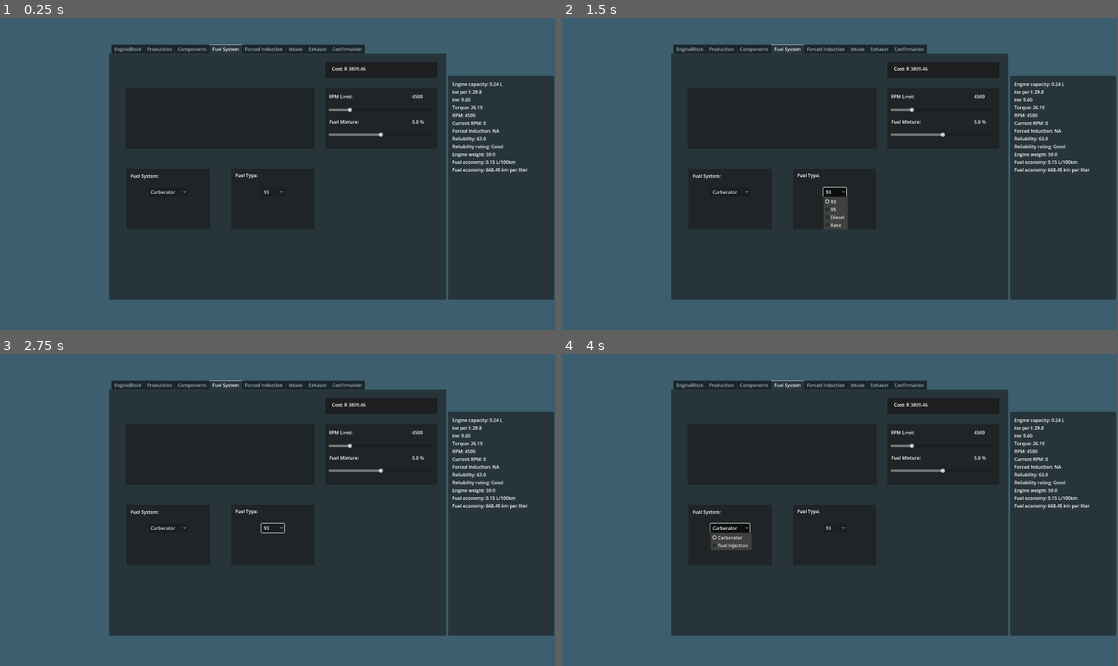
Above: before the commit, frames 1-4 (two rows, left to right).
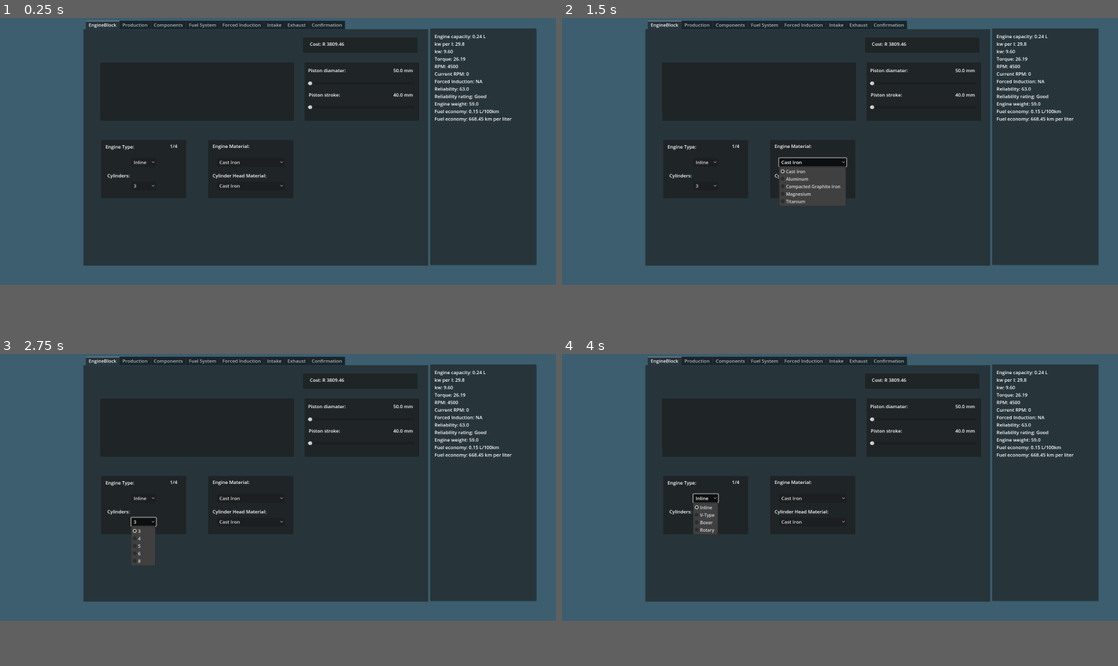
Above: after the commit, the same moments.

Repository: HBRO04/Car_Builder
Game: Godot game, scene res://scenes/engine_builder.tscn
The game is run twice, just before and just after one commit, with the same random seed, the same clock (stepped at 60 frames per second) and the same inputs.
Inputs (mouse positions are in pixels of both pictures, inside the frame that each line leads up to):
- Up to frame 1 (0.25 s): no input
- Up to frame 2 (1.5 s): click "Carberator" (after the commit: "Inline") at 0.5 s; click "93" (after the commit: "Cast Iron") at 1.25 s
- Up to frame 3 (2.75 s): click (144, 550) at 2 s, where only the run after the commit has a clickable "3"
- Up to frame 4 (4 s): click (812, 550) at 2.75 s, where only the run after the commit has a clickable "Cast Iron"; click "Carberator" (after the commit: "Inline") at 3.5 s
In our replay, the window is 799x449 before the commit and 800x384 after it. These sizes can differ from the game's own. Grey fills any space a smaller window leaves; there, only what the larger window draws over its background counts as a difference.

The runs differ from the first frame. In frame 1, 25% of the frame differs, in the area x 15-100%, y 0-91%; in frame 2, 26%; in frame 3, 25%; in frame 4, 25%.

Commit message:
fixing window size

Diff:
--- a/project.godot
+++ b/project.godot
@@ -17,5 +17,6 @@
 
 [display]
 
-window/size/viewport_width=1920
-window/size/viewport_height=1080
+window/size/viewport_width=1908
+window/size/viewport_height=916
+window/size/initial_position_type=4
--- a/scenes/engine_builder.tscn
+++ b/scenes/engine_builder.tscn
@@ -6,6 +6,8 @@
 specular_color = Color(0.23529412, 0.36862746, 0.43137255, 1)
 
 [node name="Engine Builder" type="Node2D" node_paths=PackedStringArray("lblErrorEngineBlock")]
+position = Vector2(-66.49994, 100.49994)
+scale = Vector2(1.0150163, 0.9526546)
 script = ExtResource("1_v3cha")
 lblErrorEngineBlock = NodePath("CanvasLayer/TabContainer/EngineBlock/lblError")
 
@@ -13,16 +15,21 @@
 
 [node name="background_Color" type="Sprite2D" parent="CanvasLayer"]
 modulate = Color(0.23529412, 0.36862746, 0.43137255, 1)
-position = Vector2(972.25, 555.25)
-scale = Vector2(1945.5001, 1111.5)
+position = Vector2(959.6869, 499.28604)
+scale = Vector2(2120.6257, 1168.5721)
 texture = SubResource("CanvasTexture_ectv5")
 
 [node name="EngineSpecspnl" type="Panel" parent="CanvasLayer"]
 z_index = 4
-offset_left = 1549.0
-offset_top = 200.0
-offset_right = 1916.0
-offset_bottom = 975.0
+anchors_preset = 1
+anchor_left = 1.0
+anchor_right = 1.0
+offset_left = -432.0
+offset_top = 36.0
+offset_right = -71.896484
+offset_bottom = 888.3551
+grow_horizontal = 0
+scale = Vector2(1.0150163, 0.9526546)
 
 [node name="VBoxContainer" type="VBoxContainer" parent="CanvasLayer/EngineSpecspnl"]
 layout_mode = 0
@@ -81,10 +88,11 @@
 
 [node name="EngineCostpnl" type="Panel" parent="CanvasLayer"]
 z_index = 1
-offset_left = 1125.0
-offset_top = 152.0
-offset_right = 1512.0
-offset_bottom = 207.0
+offset_left = 1039.5
+offset_top = 66.99994
+offset_right = 1426.5
+offset_bottom = 121.99992
+scale = Vector2(1.0150163, 0.9526546)
 
 [node name="Costlbl" type="Label" parent="CanvasLayer/EngineCostpnl"]
 layout_mode = 0
@@ -100,17 +108,17 @@
 anchor_top = 0.5
 anchor_right = 0.5
 anchor_bottom = 0.5
-offset_left = -583.0
-offset_top = -448.0
-offset_right = 583.0
-offset_bottom = 435.0
-grow_horizontal = 2
-grow_vertical = 2
+offset_left = -668.49994
+offset_top = -448.50006
+offset_right = 497.5
+offset_bottom = 434.49994
+grow_horizontal = 2
+grow_vertical = 2
+scale = Vector2(1.0150163, 0.9526546)
 size_flags_horizontal = 4
-current_tab = 3
+current_tab = 0
 
 [node name="EngineBlock" type="TabBar" parent="CanvasLayer/TabContainer"]
-visible = false
 layout_mode = 2
 metadata/_tab_index = 0
 
@@ -601,6 +609,7 @@
 popup/item_2/id = 2
 
 [node name="Fuel System" type="TabBar" parent="CanvasLayer/TabContainer"]
+visible = false
 layout_mode = 2
 metadata/_tab_index = 3
 
@@ -747,21 +756,6 @@
 offset_bottom = 174.0
 max_value = 10.0
 value = 5.0
-
-[node name="EngineCostpnl" type="Panel" parent="CanvasLayer/TabContainer/Fuel System"]
-layout_mode = 0
-offset_left = 748.0
-offset_top = 29.0
-offset_right = 1135.0
-offset_bottom = 84.0
-
-[node name="Costlbl" type="Label" parent="CanvasLayer/TabContainer/Fuel System/EngineCostpnl"]
-layout_mode = 0
-offset_left = 23.0
-offset_top = 12.0
-offset_right = 365.0
-offset_bottom = 45.0
-text = "Cost: "
 
 [node name="lblError" type="Label" parent="CanvasLayer/TabContainer/Fuel System"]
 layout_mode = 0
--- a/scripts/engine_builder.gd
+++ b/scripts/engine_builder.gd
@@ -815,6 +815,7 @@
 
 
 func _on_current_rpm_value_changed(value: float) -> void:
+	@warning_ignore("narrowing_conversion")
 	currentRPM = value
 	update_dyno_for_current_rpm()
 	update_UI()
